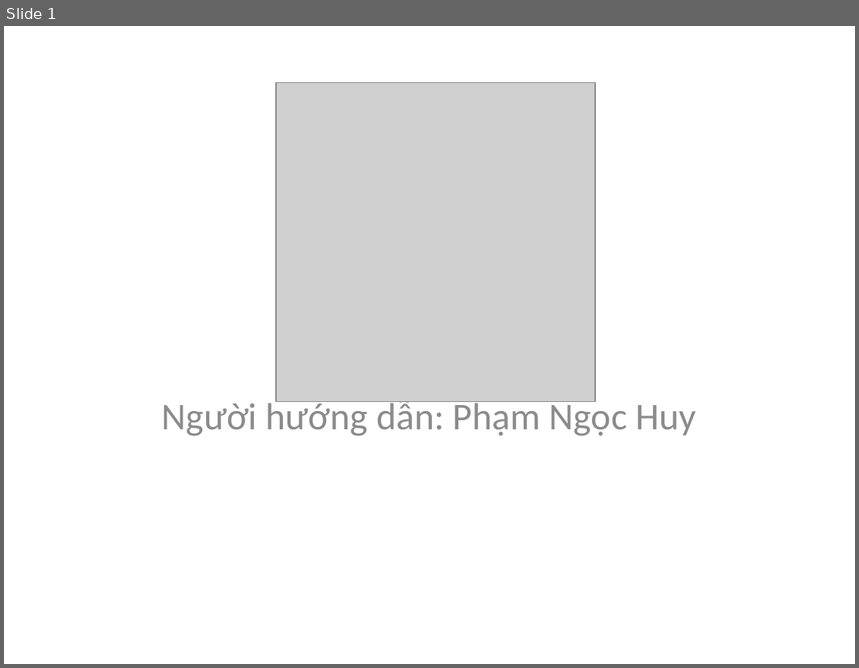
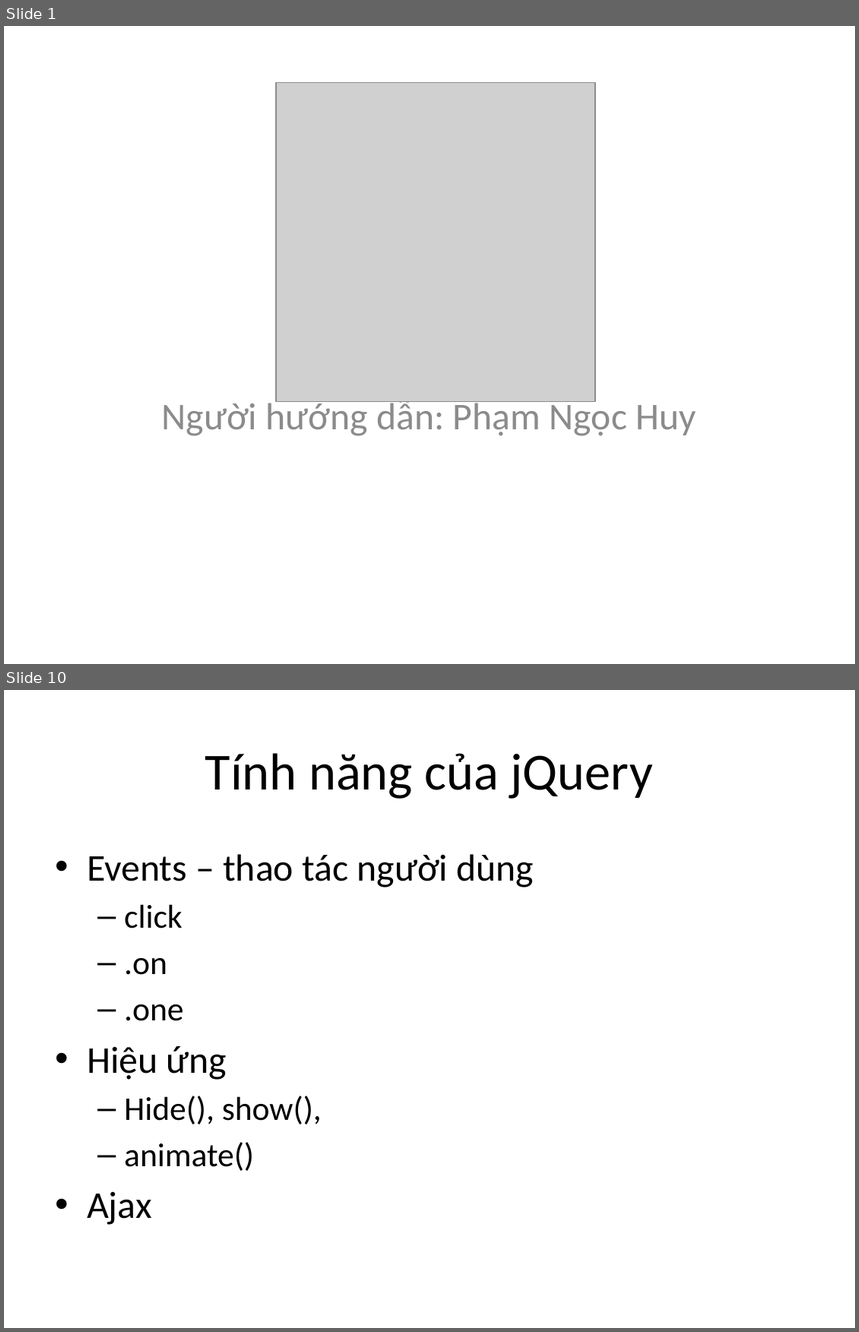
Before and after one commit to phithanh97cs/T3H, a slide deck: Front-end/5. jQuery vs JS/jQuery.pptx. Shown one above the other, each under a label of ours: slide 1 before the commit, slides 1 and 10 after it; the slides between them are not shown. The pictures are 859x668 and 859x1332 pixels, drawn with LibreOffice and Linux fonts; fonts in the diff are those of the drawing; grey boxes stand for pictures. Boxes give left, top, right and bottom in pixels: in the first picture for what was removed or moved away, otherwise in the second. Text is boxed around its words. In the diff, an @@ line names an element or a change of style, - is before the commit and + after.

```diff
--- a/Front-end/5. jQuery vs JS/jQuery.pptx
+++ b/Front-end/5. jQuery vs JS/jQuery.pptx
@@ slide 10 added at (x1=4, y1=690, x2=855, y2=1328), background #FFFFFF @@
@@ title added at (x1=205, y1=753, x2=653, y2=799), 44 pt, text #000000 @@
+Tính năng của jQuery
@@ text added at (x1=87, y1=854, x2=534, y2=1225), 28 pt, text #000000 @@
+• Events – thao tác người dùng
+  – click
+  – .on
+  – .one
+• Hiệu ứng
+  – Hide(), show(),
+  – animate()
+• Ajax
```
Also in this commit, not shown: 2 slides changed, 17 other slides added, 5 other files.
